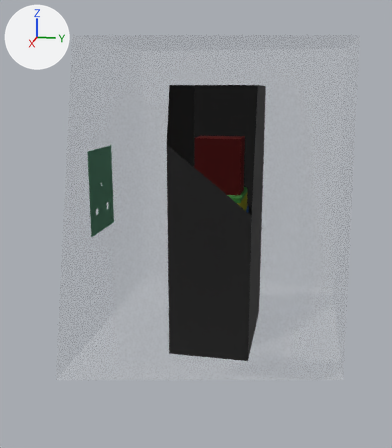
The glTF model assemblies/compute-container/commercial-ac/assembly.glb, before and after one commit.
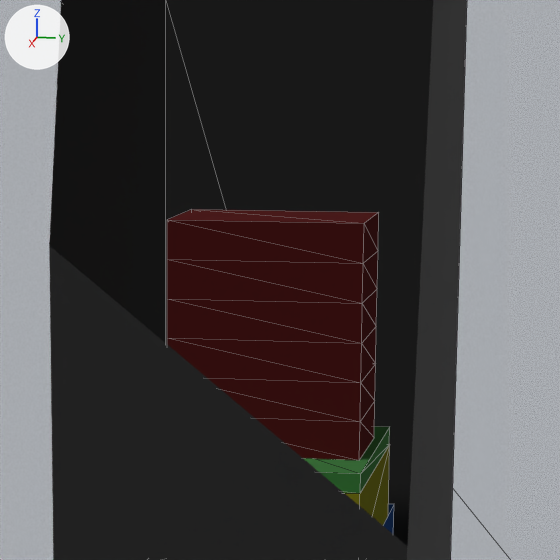
There are two pictures of each version: one whole from a 50 mm lens placed at (5193.0, 803.0, 2431.0), pointed at (115.0, -213.0, 1161.0), one close up on the part from 40% to 73% of the width and 19% to 49% of the height. Lighting does not change. The marker at upper left points along +X, +Y and +Z. The first two pictures are the older version. The close-ups show mesh edges as thin lines. Everything nearer to the camera than a plane just in front of the edit is cut away. Where no turn or scale is listed for an object, it has been applied to the vertices.

The scene before the commit, as lines of its bpy script (objects in view):
```python
me_cmp_pdu_001_4 = bpy.data.meshes.new('CMP-PDU-001#4')
me_cmp_pdu_001_4.from_pydata(...)  # a box spanning x -146.0..146.0, y -220.0..220.0, z -44.0..44.0
me_cmp_pdu_001_4.materials.append(mat_mat_5)  # red #7f3333
me_cmp_rack_001 = bpy.data.meshes.new('CMP-RACK-001')
me_cmp_rack_001.from_pydata(...)  # a box spanning x -600.0..600.0, y -375.0..375.0, z -1239.0..1239.0
me_cmp_rack_001.materials.append(mat_mat_1)  # dark grey #4c4c4c
me_cmp_switch_001 = bpy.data.meshes.new('CMP-SWITCH-001')
me_cmp_switch_001.from_pydata(...)  # a box spanning x -300.0..300.0, y -241.0..241.0, z -22.0..22.0
me_cmp_switch_001.materials.append(mat_mat_4)  # green #66b366
ob_cmp_pdu_001_4 = bpy.data.objects.new('CMP-PDU-001#4', me_cmp_pdu_001_4)
ob_cmp_pdu_001_4.location = (0.0, 0.0, 1776.0)
ob_cmp_rack_001 = bpy.data.objects.new('CMP-RACK-001', me_cmp_rack_001)
ob_cmp_rack_001.location = (0.0, 0.0, 1239.0)
ob_cmp_switch_001 = bpy.data.objects.new('CMP-SWITCH-001', me_cmp_switch_001)
ob_cmp_switch_001.location = (0.0, 0.0, 1446.0)
# also in view: 'CMP-PDU-001#3' at (0.0, 0.0, 1688.0); 'container_shell' at (0.0, 0.0, 1448.0); 'CMP-PDU-001#5' at (0.0, 0.0, 1864.0); 'CMP-CDU-001' at (0.0, 0.0, 1335.0); 'CMP-PDU-001#6' at (0.0, 0.0, 1952.0)
```
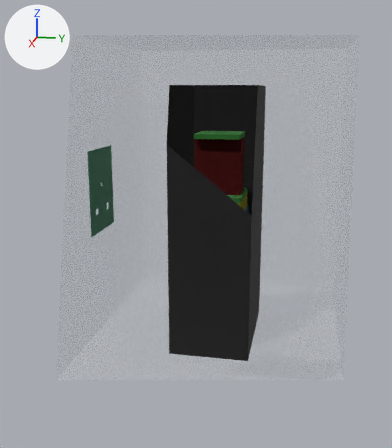
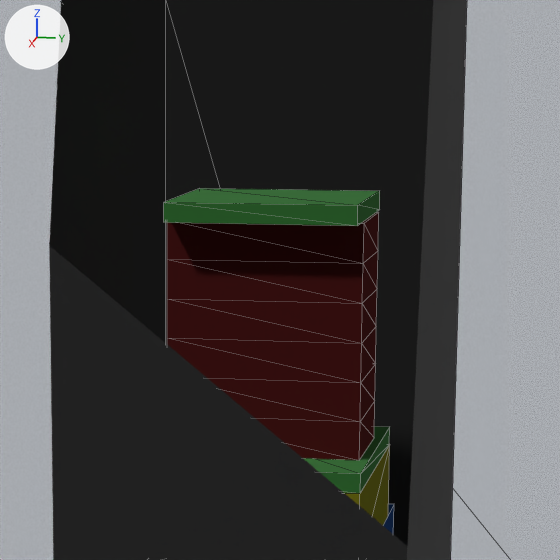
What differs and where, as boxes (x1, y1, x2, y2) in the close-ups (560 x 560 px):
```json
{"object": "CMP-SWITCH-003", "change": "added", "after": [164, 188, 380, 226], "on screen": "green"}
```

The change, as JSON lines over the scene's bpy script:
```json
{"op": "add", "block": "me_cmp_switch_003", "code": ["me_cmp_switch_003 = bpy.data.meshes.new('CMP-SWITCH-003')", "me_cmp_switch_003.from_pydata(...)  # a box spanning x -216.0..216.0, y -214.0..214.0, z -22.0..22.0", "me_cmp_switch_003.materials.append(mat_mat_4)  # green #66b366"]}
{"op": "add", "block": "ob_cmp_switch_003", "code": ["ob_cmp_switch_003 = bpy.data.objects.new('CMP-SWITCH-003', me_cmp_switch_003)", "ob_cmp_switch_003.location = (0.0, 0.0, 2018.0)"]}
```
